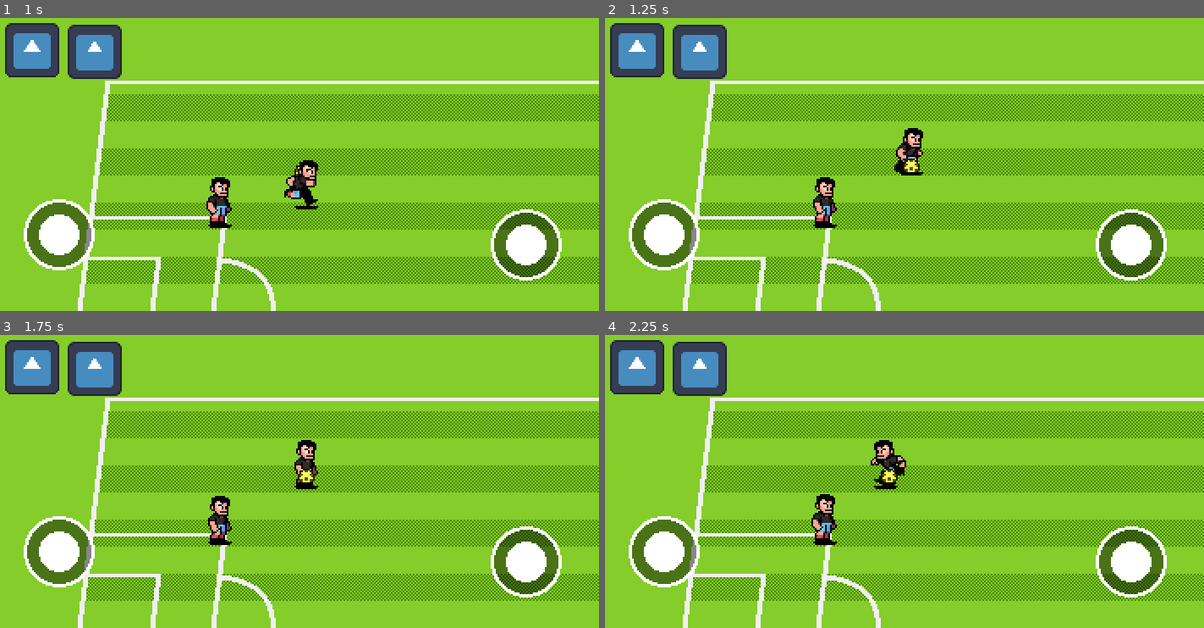
Above: before the commit, frames 1-4 (two rows, left to right).
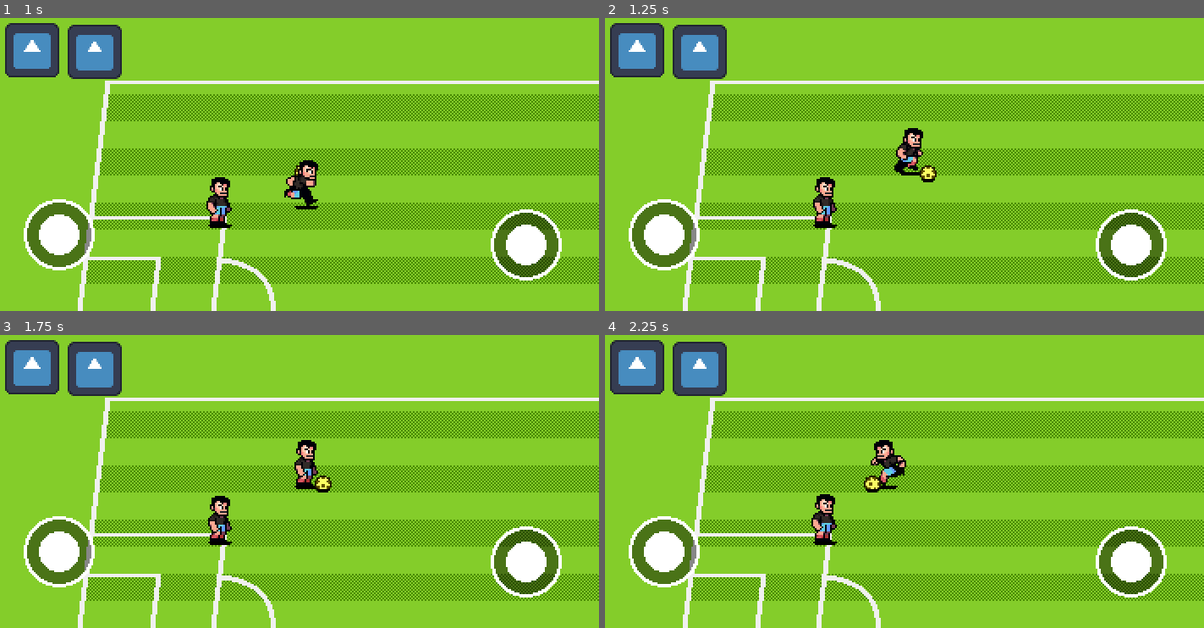
Above: after the commit, the same moments.

Repository: caelondev/Super-Striker
Game: Godot game, scene res://scenes/world.tscn
Two runs of this game, one before a commit and one after it. Both use one fixed random seed, a clock stepped at 60 frames per second and the inputs below. The engine's default icon, where the game draws it, is replaced by a stand-in: a white triangle on a blue panel in a dark square.
Inputs (mouse positions are in pixels of both pictures, inside the frame that each line leads up to):
- Up to frame 1 (1 s): move the mouse to (263, 220) at 0.52 s; hold W (p1_walk_up) from 0.53 s (still down); tap U (p1_pass) at 0.6 s; click (263, 220) at 0.67 s
- Up to frame 2 (1.25 s): keep holding W (p1_walk_up)
- Up to frame 3 (1.75 s): release W (p1_walk_up) at 1.25 s; drag from (479, 522) to (305, 481) at 1.27 s
- Up to frame 4 (2.25 s): move the mouse to (718, 428) at 2.02 s; hold A (p1_walk_left) from 2.03 s (still down); tap Keypad 2 (p2_pass) at 2.1 s

Frame 1 is identical in both runs. In frame 2, 0.2% of the frame differs, in the area x 49-56%, y 47-57%; in frame 3, 0.2%; in frame 4, 0.3%, in the area x 43-49%, y 45-54%.

Commit message:
Added kick effect whilst the ball is in carried state

Diff:
--- a/scenes/ball/ball.gd
+++ b/scenes/ball/ball.gd
@@ -3,6 +3,7 @@
 
 enum State {CARRIED, FREEFORM, SHOT}
 
+@onready var animation_player = %AnimationPlayer
 @onready var player_detection_area : Area2D = %PlayerDetectionArea
 
 var carrier : Player = null
@@ -17,7 +18,7 @@
 	if current_state != null:
 		current_state.queue_free()
 	current_state = state_factory.get_fresh_state(state)
-	current_state.setup(self, player_detection_area, carrier)
+	current_state.setup(self, player_detection_area, carrier, animation_player)
 	current_state.state_transition_requested.connect(switch_state.bind())
 	current_state.name = "BallStateMachine " + str(state)
 	call_deferred("add_child", current_state)
--- a/scenes/ball/ball_states/ball_state_carried.gd
+++ b/scenes/ball/ball_states/ball_state_carried.gd
@@ -1,8 +1,28 @@
 class_name BallStateCarried
 extends BallState
+
+const BALL_TO_PLAYER_OFFSET := Vector2(10, 4)
+const DRIBBLE_FREQUENCY := 10.0
+const DRIBBLE_INTENSITY := 4.0
+
+var dribble_time := 0.0
 
 func _enter_tree():
 	assert(carrier != null)
 
 func _physics_process(delta):
-	ball.global_position = carrier.global_position
+	var vx := 0.0
+	dribble_time += delta
+	if ball.carrier.velocity != Vector2.ZERO:
+		if carrier.velocity.x > 10:
+			vx = cos(dribble_time * DRIBBLE_FREQUENCY) * DRIBBLE_INTENSITY
+		if carrier.heading.x >= 0:
+			animation_player.play("Roll")
+			animation_player.advance(0)
+		else:
+			animation_player.play_backwards("Roll")
+			animation_player.advance(0)
+	else:
+		animation_player.play("Idle")
+
+	ball.global_position = carrier.global_position + Vector2(vx + carrier.heading.x * BALL_TO_PLAYER_OFFSET.x, BALL_TO_PLAYER_OFFSET.y)
--- a/scenes/ball/ball_states/ball_states.gd
+++ b/scenes/ball/ball_states/ball_states.gd
@@ -1,13 +1,15 @@
 class_name BallState
 extends Node
 
-signal state_transition_requested(new_state: BallState)
+signal state_transition_requested(new_state: Ball.State)
 
+var animation_player : AnimationPlayer = null
 var ball : Ball = null
 var carrier : Player = null
 var player_detection_area : Area2D = null
 
-func setup(context_ball: Ball, context_player_detection_area : Area2D, context_carrier : Player) -> void:
+func setup(context_ball: Ball, context_player_detection_area : Area2D, context_carrier : Player, context_animation_player : AnimationPlayer) -> void:
 	ball = context_ball
 	player_detection_area = context_player_detection_area
 	carrier = context_carrier
+	animation_player = context_animation_player
